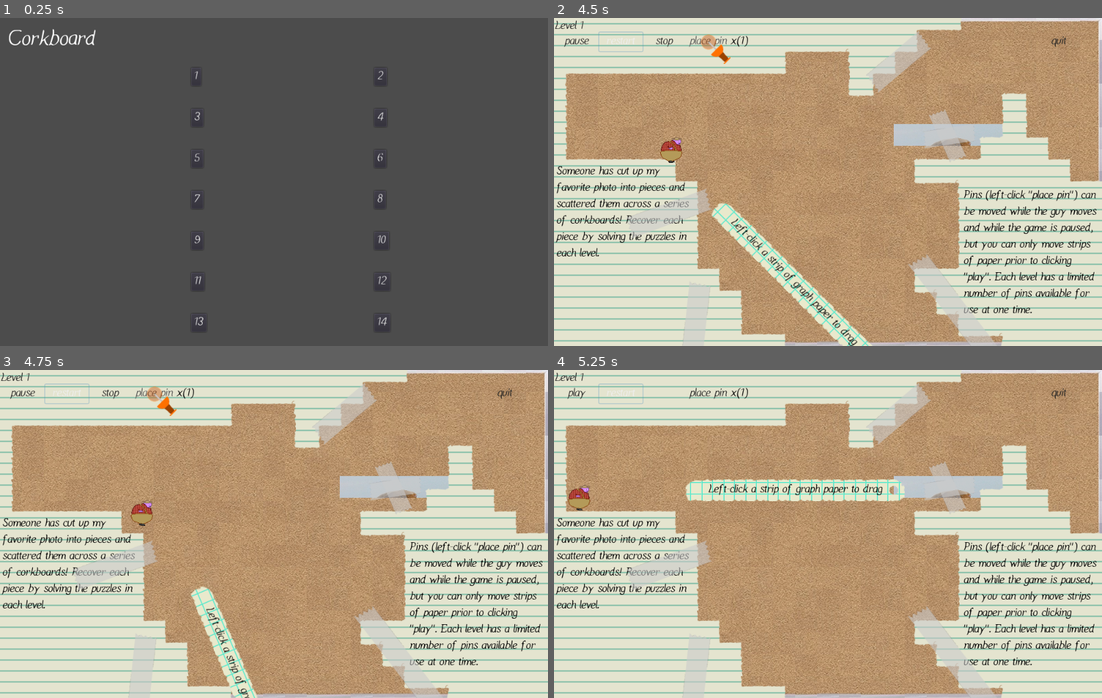
Above: before the commit, frames 1-4 (two rows, left to right).
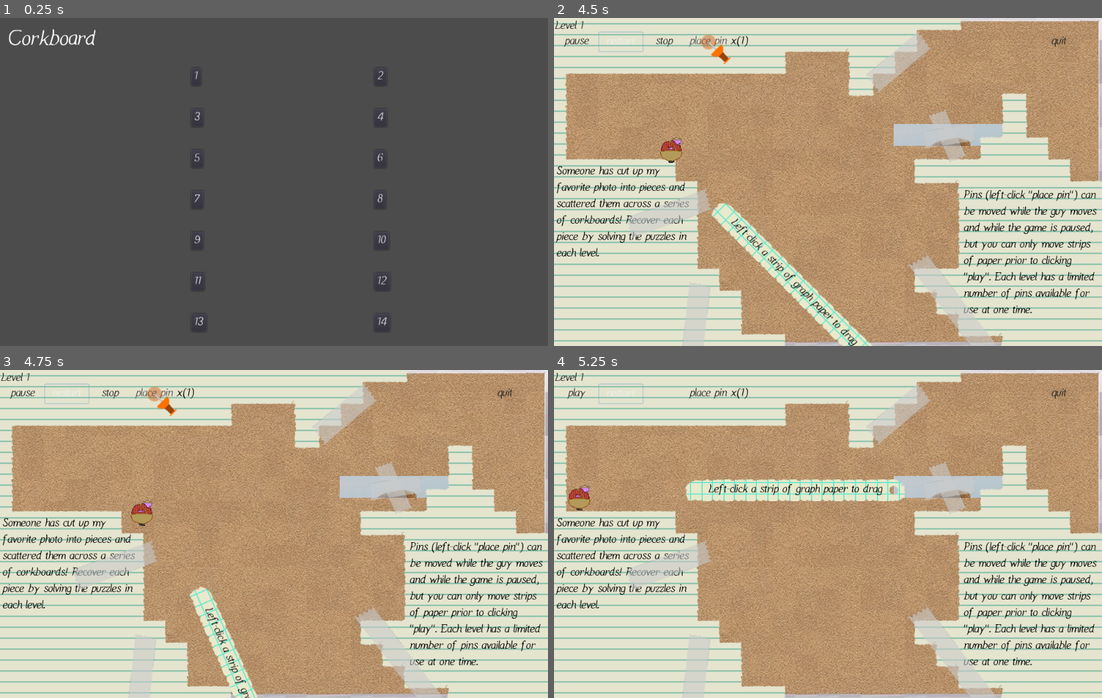
Above: after the commit, the same moments.

Repository: carsonswope/gmtk-jam
Game: Godot game, scene res://MainScene.tscn
Two runs of this game, one before a commit and one after it. Both use one fixed random seed, a clock stepped at 60 frames per second and the inputs below.
Inputs:
- Up to frame 1 (0.25 s): no input
- Up to frame 2 (4.5 s): click "1" at 0.5 s; click "restart" at 1.25 s; click "restart" at 2 s; click "restart" at 2.75 s; click "play" at 3.5 s; click "place pin" at 4.25 s
- Up to frame 3 (4.75 s): no input
- Up to frame 4 (5.25 s): click "stop" at 5 s

Frames 1-2 are identical in both runs. In frame 3, 0.5% of the frame differs, in the area x 34-47%, y 66-100%; in frame 4, nothing differs.

Commit message:
update musiccontroller

Diff:
--- a/autoloads/MusicController.gd
+++ b/autoloads/MusicController.gd
@@ -1,6 +1,15 @@
 extends Node
 
-var main_music = load("res://resources/music/placeholder.wav")
+var music = {
+	"bigbad": load("res://resources/music/Mastered OST Oggs/bigbad_80.ogg"),
+	"birth": load("res://resources/music/Mastered OST Oggs/birthofalargeboy_80.ogg"),
+	"danger": load("res://resources/music/Mastered OST Oggs/danger_131.ogg"),
+	"eight": load("res://resources/music/Mastered OST Oggs/eight.ogg"),
+	"exploration": load("res://resources/music/Mastered OST Oggs/exploration_106.ogg"),
+	"percolating": load("res://resources/music/Mastered OST Oggs/percolating_80.ogg"),
+	"specialzone": load("res://resources/music/Mastered OST Oggs/specialzone_80.ogg"),
+	"theboard": load("res://resources/music/Mastered OST Oggs/theboard_80.ogg"),
+}
 var fx = {
 	"place_pin":
 		[load("res://resources/music/Sound Design - Mastered oggs/Pin in pool/pinin1.ogg"),
@@ -27,6 +36,7 @@
 }
 
 var curr_fx = null
+var curr_song = null
 var rng = RandomNumberGenerator.new()
 # Declare member variables here. Examples:
 # var a = 2
@@ -56,6 +66,8 @@
 		$FX.stop()
 
 func play_music(song = ""):
-	if !$Music.playing:
-		$Music.stream = main_music
-		#$Music.play()
+	if !$Music.playing or song != curr_song:
+		if song in music:
+			$Music.stream = music[song]
+			$Music.stream.loop = true
+			$Music.play()
